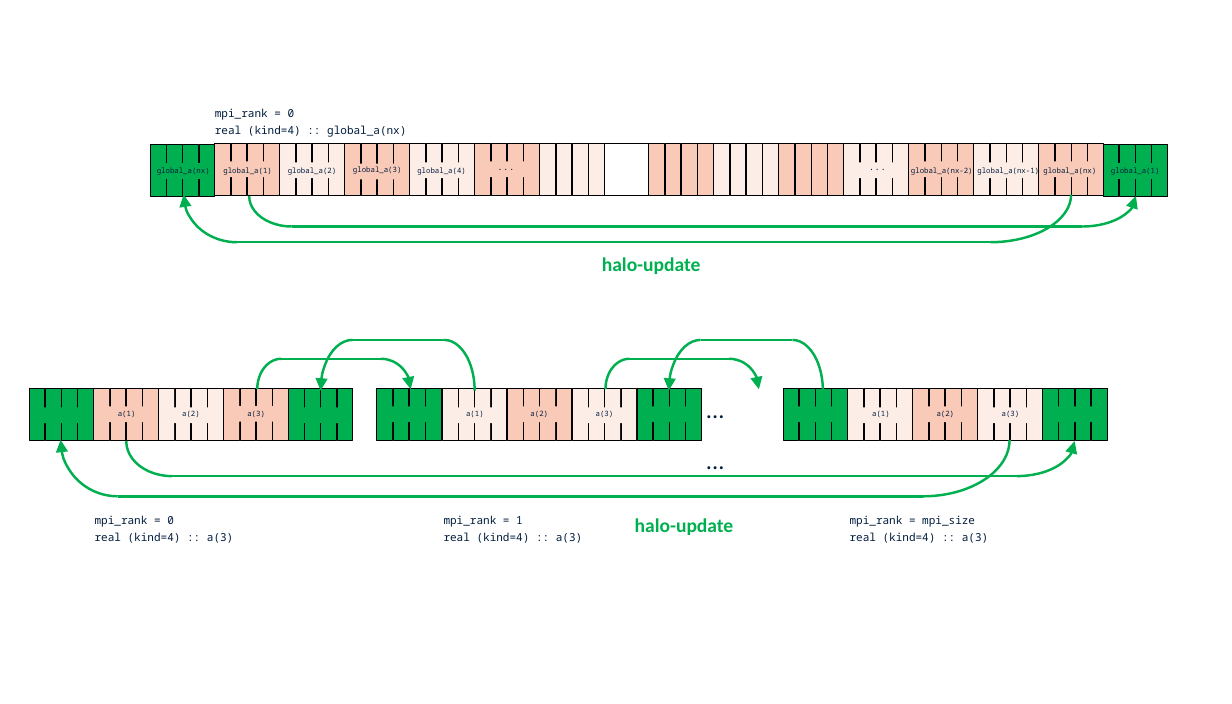
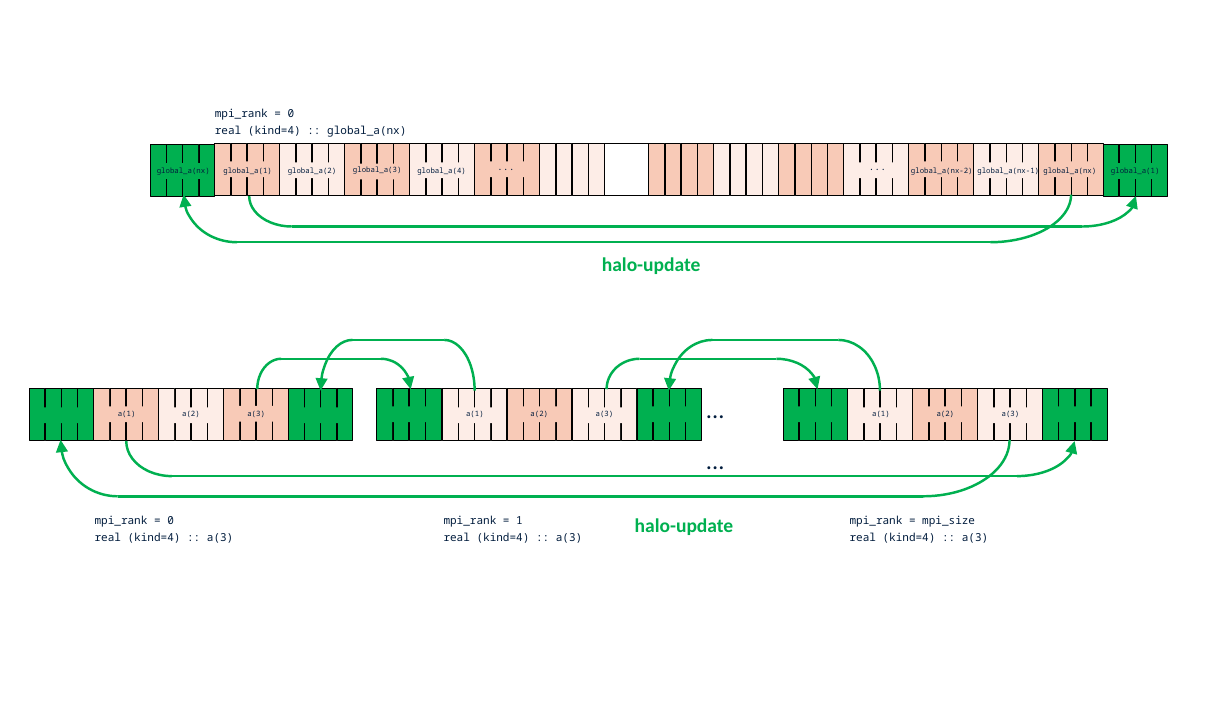
Before and after one commit to ofuhrer/HPC4WC, a slide deck: slide 2 of day3/img/figures.pptx. Drawn at 1232x704 pixels with LibreOffice and Linux fonts; fonts in the diff are those of the drawing. Boxes give left, top, right and bottom in pixels: in the first picture for what was removed or moved away, otherwise in the second. Text is boxed around its words. In the diff, an @@ line names an element or a change of style, - is before the commit and + after.

```diff
--- a/day3/img/figures.pptx
+++ b/day3/img/figures.pptx
@@ arc (boxed as its full ellipse): place and size @@
-arc (boxed as its full ellipse) at <box>605,359,654,420</box>
+arc (boxed as its full ellipse) at <box>606,359,672,420</box>
@@ line moved from (729, 359) - (629, 359) to (776, 359) - (640, 359) @@
@@ arc (boxed as its full ellipse): place and size @@
-arc (boxed as its full ellipse) at <box>669,340,732,441</box>
+arc (boxed as its full ellipse) at <box>669,340,756,441</box>
@@ line moved from (700, 340) - (793, 340) to (712, 340) - (839, 340) @@
@@ arc (boxed as its full ellipse): place and size @@
-arc (boxed as its full ellipse) at <box>700,359,759,420</box>
+arc (boxed as its full ellipse) at <box>736,359,818,420</box>
@@ arc (boxed as its full ellipse): place and size @@
-arc (boxed as its full ellipse) at <box>762,340,823,441</box>
+arc (boxed as its full ellipse) at <box>796,340,880,441</box>
```
Also in this commit, not shown: 2 other files.
